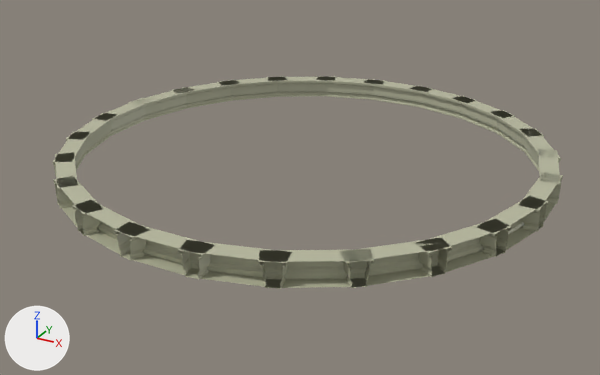
Before and after pictures for a commit that changed the FBX model Cronos_URP/Assets/Resources/InGameResources/BossRoom/BR_Assets/SM_castlealphabataseJoin.fbx.
Before and after are seen from a camera (50 mm lens) standing at (37.7, -70.0, 50.0) and looking at (0.0, -1.5, 15.7). The axes (+X, +Y, +Z) are drawn at lower left. The lights are the same throughout. Where no turn or scale is listed for an object, it has been applied to the vertices.

The first picture shows 'SM_castlealphabatbaseJoin'.
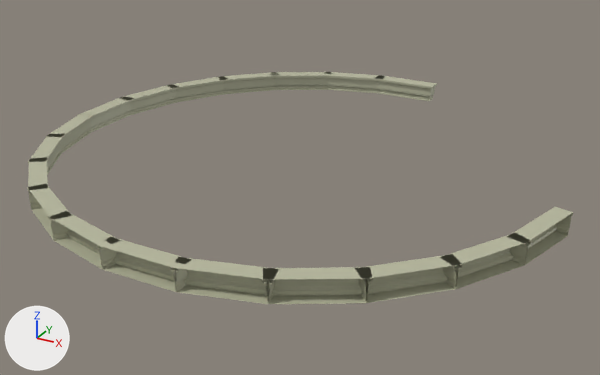
Diff of the bpy script that builds the scene:
```diff
--- a/Cronos_URP/Assets/Resources/InGameResources/BossRoom/BR_Assets/SM_castlealphabataseJoin.fbx.py
+++ b/Cronos_URP/Assets/Resources/InGameResources/BossRoom/BR_Assets/SM_castlealphabataseJoin.fbx.py
@@ me_cube_029 @@
-me_cube_029.from_pydata(...)  # 1344 vertices, 984 faces; spans x -25.0..25.0, y -25.0..25.0, z 17.7..19.9
+me_cube_029.from_pydata(...)  # 1008 vertices, 738 faces; spans x -27.3..27.3, y -27.3..27.3, z 17.8..19.8
+# me_cube_029 part 1: the loose piece of 56 vertices spanning x -4.3..4.3, y 22.9..24.7, z 17.7..19.9 is scaled about its middle by 0.923, then moved by (0.0, 2.6, 0.0)
+# me_cube_029 part 2: the loose piece of 56 vertices spanning x -10.5..-1.8, y 21.0..25.0, z 17.7..19.9 is scaled about its middle by 0.923, then moved by (-0.7, 2.5, 0.0)
+# me_cube_029 part 3: the loose piece of 56 vertices spanning x -16.1..-7.7, y 17.7..23.5, z 17.7..19.9 is scaled about its middle by 0.923, then moved by (-1.3, 2.2, 0.0)
+# me_cube_029 part 4: the loose piece of 56 vertices spanning x -20.5..-13.2, y 13.2..20.5, z 17.7..19.9 is scaled about its middle by 0.923, then moved by (-1.8, 1.8, 0.0)
+# me_cube_029 part 5: the loose piece of 56 vertices spanning x -23.5..-17.7, y 7.7..16.1, z 17.7..19.9 is scaled about its middle by 0.923, then moved by (-2.2, 1.3, 0.0)
+# me_cube_029 part 6: the loose piece of 56 vertices spanning x -25.0..-21.0, y 1.8..10.5, z 17.7..19.9 is scaled about its middle by 0.923, then moved by (-2.5, 0.7, 0.0)
+# me_cube_029 part 7: the loose piece of 56 vertices spanning x -24.7..-22.9, y -4.3..4.3, z 17.7..19.9 is scaled about its middle by 0.923, then moved by (-2.6, 0.0, 0.0)
+# me_cube_029 part 8: the loose piece of 56 vertices spanning x -25.0..-21.0, y -10.5..-1.8, z 17.7..19.9 is scaled about its middle by 0.923, then moved by (-2.5, -0.7, 0.0)
+# me_cube_029 part 9: the loose piece of 56 vertices spanning x -23.5..-17.7, y -16.1..-7.7, z 17.7..19.9 is scaled about its middle by 0.923, then moved by (-2.2, -1.3, 0.0)
+# me_cube_029 part 10: the loose piece of 56 vertices spanning x -20.5..-13.2, y -20.5..-13.2, z 17.7..19.9 is scaled about its middle by 0.923, then moved by (-1.8, -1.8, 0.0)
+# me_cube_029 part 11: the loose piece of 56 vertices spanning x -16.1..-7.7, y -23.5..-17.7, z 17.7..19.9 is scaled about its middle by 0.923, then moved by (-1.3, -2.2, 0.0)
+# me_cube_029 part 12: the loose piece of 56 vertices spanning x -10.5..-1.8, y -25.0..-21.0, z 17.7..19.9 is scaled about its middle by 0.923, then moved by (-0.7, -2.5, 0.0)
+# me_cube_029 part 13: the loose piece of 56 vertices spanning x -4.3..4.3, y -24.7..-22.9, z 17.7..19.9 is scaled about its middle by 0.923, then moved by (0.0, -2.6, 0.0)
+# me_cube_029 part 14: the loose piece of 56 vertices spanning x 1.8..10.5, y -25.0..-21.0, z 17.7..19.9 is scaled about its middle by 0.923, then moved by (0.7, -2.5, 0.0)
+# me_cube_029 part 15: the loose piece of 56 vertices spanning x 7.7..16.1, y -23.5..-17.7, z 17.7..19.9 is scaled about its middle by 0.923, then moved by (1.3, -2.2, 0.0)
+# me_cube_029 part 16: the loose piece of 56 vertices spanning x 13.2..20.5, y -20.5..-13.2, z 17.7..19.9 is scaled about its middle by 0.923, then moved by (1.8, -1.8, 0.0)
+# me_cube_029 part 17: the loose piece of 56 vertices spanning x 17.7..23.5, y -16.1..-7.7, z 17.7..19.9 is scaled about its middle by 0.923, then moved by (2.2, -1.3, 0.0)
+# me_cube_029 part 18: the loose piece of 56 vertices spanning x 21.0..25.0, y -10.5..-1.8, z 17.7..19.9 is scaled about its middle by 0.923, then moved by (2.5, -0.7, 0.0)
+# me_cube_029 part 19: 6 loose pieces with 336 vertices, spanning x 1.8..25.0, y -4.3..25.0, z 17.7..19.9, are deleted
 me_cube_029.materials.append(mat_base)
```

What differs and where, as boxes (x1, y1, x2, y2) in the pictures (600 x 375 px; the box of a moved part takes in the faces that stretch with it):
'SM_castlealphabatbaseJoin', reshaped (7% wider, 9% taller)
    before: (53, 76, 563, 289)
    after: (27, 72, 573, 304)
part 1 of me_cube_029, moved or reshaped
    before: (364, 79, 433, 107)
    after: (375, 76, 437, 101)
part 2 of me_cube_029, moved or reshaped
    before: (316, 76, 385, 100)
    after: (323, 72, 384, 93)
part 3 of me_cube_029, moved or reshaped
    before: (270, 76, 335, 97)
    after: (271, 72, 332, 90)
part 4 of me_cube_029, moved or reshaped
    before: (219, 76, 287, 101)
    after: (219, 72, 278, 94)
part 5 of me_cube_029, moved or reshaped
    before: (173, 80, 239, 109)
    after: (168, 76, 227, 103)
part 6 of me_cube_029, moved or reshaped
    before: (129, 87, 194, 120)
    after: (121, 85, 178, 115)
part 7 of me_cube_029, moved or reshaped
    before: (92, 98, 153, 136)
    after: (78, 96, 132, 132)
part 8 of me_cube_029, moved or reshaped
    before: (66, 113, 116, 155)
    after: (46, 113, 94, 154)
part 9 of me_cube_029, moved or reshaped
    before: (53, 132, 88, 176)
    after: (28, 134, 63, 175)
part 10 of me_cube_029, moved or reshaped
    before: (55, 153, 78, 208)
    after: (28, 157, 48, 209)
part 11 of me_cube_029, moved or reshaped
    before: (53, 176, 102, 236)
    after: (27, 184, 71, 240)
part 12 of me_cube_029, moved or reshaped
    before: (72, 200, 149, 261)
    after: (48, 211, 121, 270)
part 13 of me_cube_029, moved or reshaped
    before: (114, 222, 215, 279)
    after: (96, 238, 192, 292)
part 14 of me_cube_029, moved or reshaped
    before: (178, 240, 292, 289)
    after: (170, 257, 278, 304)
part 15 of me_cube_029, moved or reshaped
    before: (259, 249, 374, 288)
    after: (263, 267, 373, 304)
part 16 of me_cube_029, moved or reshaped
    before: (340, 238, 452, 288)
    after: (357, 255, 463, 303)
part 17 of me_cube_029, moved or reshaped
    before: (419, 219, 512, 277)
    after: (441, 234, 531, 289)
part 18 of me_cube_029, moved or reshaped
    before: (477, 198, 549, 257)
    after: (507, 207, 573, 265)
part 19 of me_cube_029, deleted
    before: (412, 86, 563, 232)
